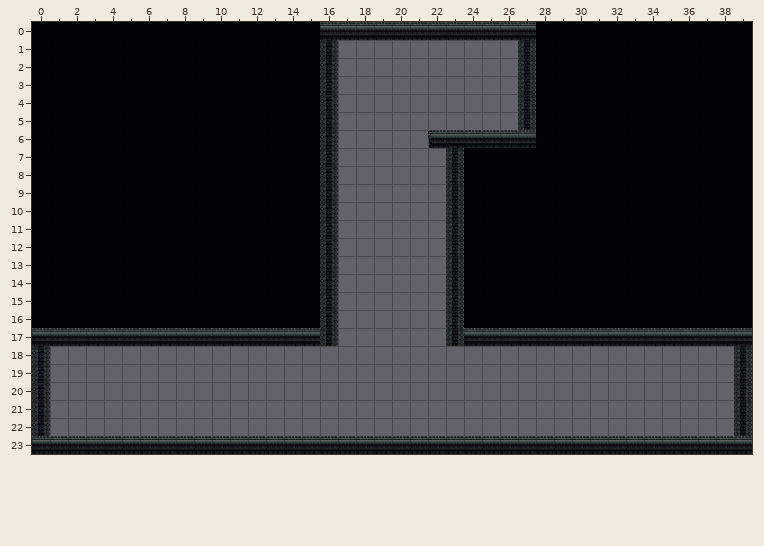
Tiled map (JSON), stored at data/maps/7.tmj. Above: the version before the commit.
Cells are 32x32 px. Shown: x 0..39, y 0..23.
After the commit:
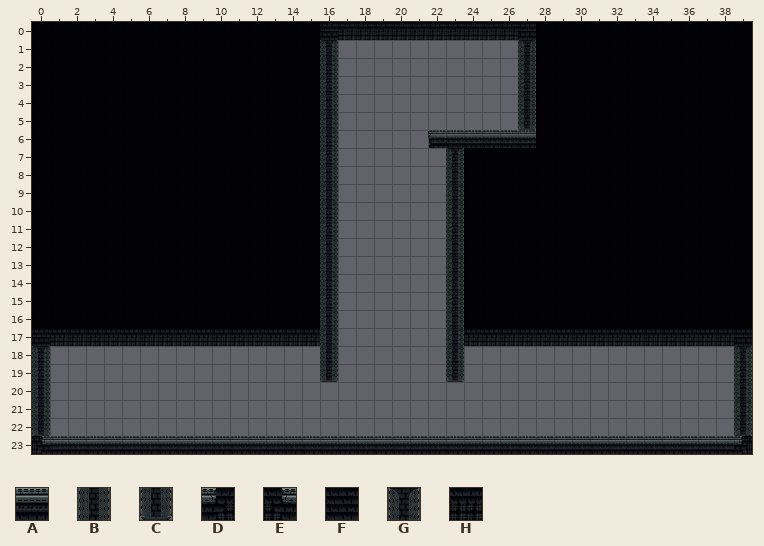
Key: from "test": A 3 "top2", B 6 "wall1", C 7 "wall_bottom", D 15 "connection_right", E 16 "connection_left", F 17 "center_tile", G 19 "wall_below_top", H 20 "roof_tile".
_ is an empty cell.
The edit:
Layer "Foreground":
Tile B gives way to tile C in row 22 at x 0 and 39.
Layer "Solid":
The edit adds tile B in row 18 at x 16 and 23.
Tile B gives way to tile C in row 5 at x 27.
The edit adds tile C in row 19 at x 16 and 23.
Tile A gives way to tile D in row 23 at x 39.
Tile A gives way to tile E in row 23 at x 0.
Tile A gives way to tile F in row 0 at x 16 and 27; in row 17 at x 0 and 39.
Tile B gives way to tile G in row 1 at x 16 and 27; in row 7 at x 23; in row 18 at x 0 and 39.
Tile A gives way to tile H in row 0 at x 17 to 26; in row 17 at x 1 to 15 and 24 to 38.
